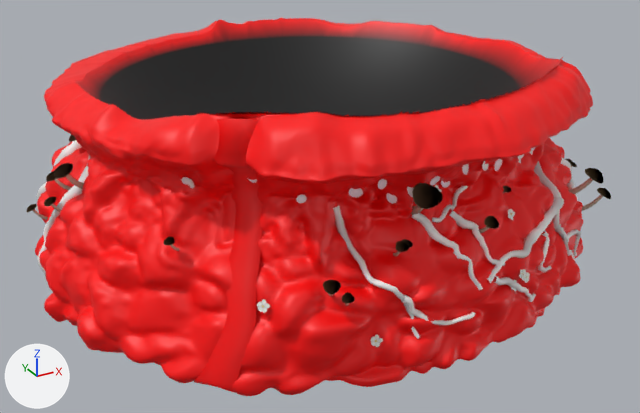
The glTF model public/assets/spring/base-spring.glb, before and after one commit.
The view is the same before and after, from a 50 mm lens placed at (-87.2, -162.5, 89.9), pointed at (-1.1, -6.0, 11.7). Every picture has the same lights, and +X, +Y and +Z are marked at lower left. The first picture is the older version. Vertices at exactly the same position are counted once.

Names of what the first picture shows: 'growth', 'rock', 'water'.
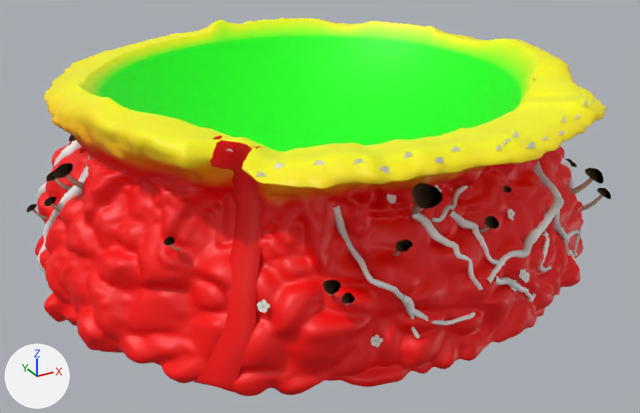
The change in detail:
me_rock is used by ob_rock; location (0.0, 0.0, 0.0).
me_rock had 51737 vertices, 102034 faces and spanned x -61.8..60.9, y -58.8..60.3, z -0.5..48.5.
me_rock now has 51771 vertices, 102034 faces and spans x -61.8..60.9, y -61.7..60.3, z -0.5..45.6.
me_rock part 1: 26 vertices moved within x -54.3..54.0, y -44.8..24.3, z 19.2..42.9; 7137 vertices removed from x -55.2..55.3, y -58.8..37.8, z 31.3..48.5; 7171 vertices added at x -60.1..59.9, y -61.7..59.7, z 0.3..45.6.
me_growth is used by ob_growth; location (0.0, 0.0, 0.0).
me_growth had 12457 vertices, 22845 faces and spanned x -60.6..62.4, y -57.8..60.6, z -0.2..39.2.
me_growth now has 12476 vertices, 22859 faces and spans x -60.6..62.4, y -60.5..60.6, z -0.2..43.4.
me_growth part 2: the loose piece of 11 vertices spanning x -41.0..-39.5, y -32.5..-30.3, z 33.0..35.0 is multiplied about its middle by the matrix ((0.624, -0.213, -0.014), (0.21, 0.603, 0.162), (-0.039, -0.158, 0.639)), then moved by (8.9, -16.8, 6.9).
me_growth part 3: the loose piece of 11 vertices spanning x -1.0..1.1, y -48.9..-48.4, z 31.5..33.4 is multiplied about its middle by the matrix ((-0.72, 0.048, 0.134), (0.018, 0.716, -0.161), (-0.141, -0.155, -0.703)), then moved by (-5.1, -8.8, 9.6).
me_growth part 4: the loose piece of 11 vertices spanning x 6.9..8.9, y -49.9..-49.2, z 33.3..35.5 is scaled about its middle by (0.748, 0.452, 0.724), then moved by (-5.7, -9.7, 7.0).
me_growth part 5: 132 vertices moved from x -26.3..46.6, y -50.8..-19.2, z 30.2..39.2 to x -34.8..34.7, y -60.5..-37.3, z 30.2..43.4; 60 vertices removed from x -26.3..47.8, y -50.8..-17.9, z 31.1..36.1; 93 vertices added at x -34.9..45.6, y -60.3..-25.1, z 31.2..42.9.
Other edits to the shape of me_growth do not show in these pictures.
me_water is used by ob_water; location (0.0, 0.0, 0.0).
me_water had 1566 vertices, 2768 faces and spanned x -44.7..-29.5, y -48.0..-33.5, z 0.2..46.3.
me_water now has 1566 vertices, 2768 faces and spans x -44.7..-29.0, y -48.0..-33.5, z 0.2..43.1.
me_water part 6: 252 of 1566 vertices moved; they spanned x -38.3..-30.1, y -42.9..-34.7, z 36.9..46.3 and now span x -39.8..-29.0, y -44.6..-34.4, z 36.9..43.1; mean shift (-0.6, -0.7, -1.0); largest move (-31.3, -40.6, 46.3) -> (-29.0, -37.5, 40.3).

Pixel boxes (x1, y1, x2, y2) of what changed, in the pictures (640 x 413 px; the box of a moved part takes in the faces that stretch with it):
'rock', reshaped
    before: (35, 18, 593, 396)
    after: (35, 18, 607, 396)
'water', reshaped (6% shorter)
    before: (194, 119, 263, 392)
    after: (194, 136, 263, 392)
part 1 of me_rock, moved or reshaped
    before: (44, 21, 593, 190)
    after: (44, 19, 607, 376)
part 2 of me_growth, moved or reshaped
    before: (181, 177, 195, 188)
    after: (274, 163, 285, 170)
part 3 of me_growth, moved or reshaped
    before: (441, 180, 450, 188)
    after: (451, 146, 461, 152)
part 4 of me_growth, moved or reshaped
    before: (482, 161, 489, 171)
    after: (496, 145, 502, 151)
part 5 of me_growth, moved or reshaped
    before: (296, 137, 550, 204)
    after: (257, 98, 594, 204)
part 6 of me_water, moved or reshaped
    before: (215, 119, 258, 171)
    after: (210, 136, 262, 171)
